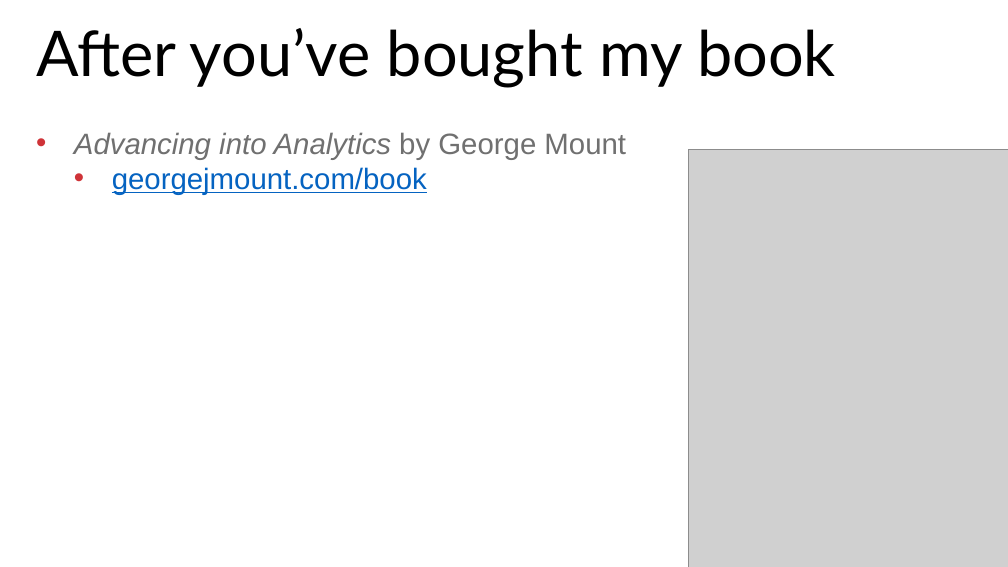
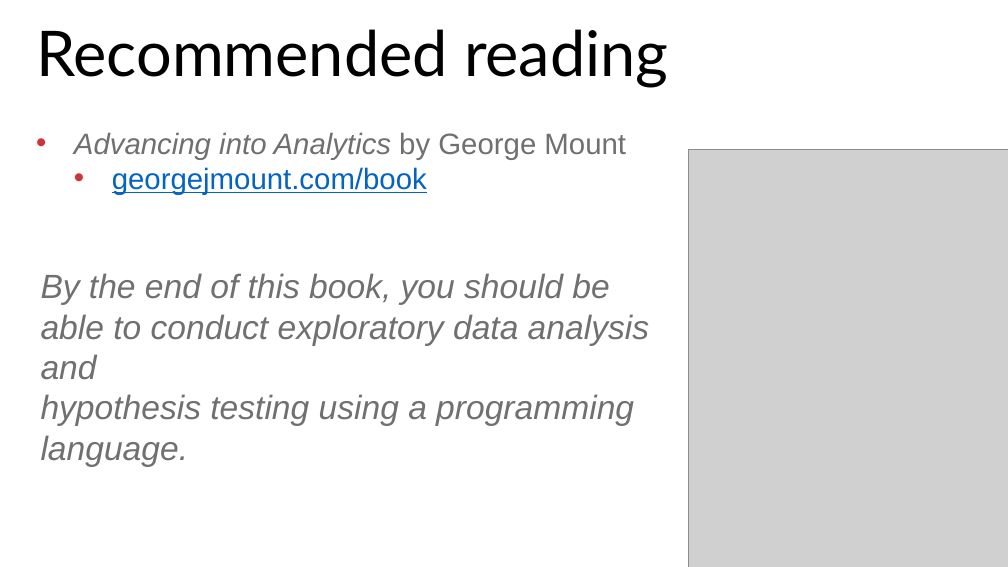
Before and after one commit to stringfestdata/london-excel, a slide deck: slide 30 of advancing-into-analytics-london-meetup.pptx (slide 33 before the commit). Drawn at 1008x567 pixels with LibreOffice and Linux fonts; fonts in the diff are those of the drawing; grey boxes stand for pictures. Boxes give left, top, right and bottom in pixels: in the first picture for what was removed or moved away, otherwise in the second. Text is boxed around its words. In the diff, an @@ line names an element or a change of style, - is before the commit and + after.

```diff
--- a/advancing-into-analytics-london-meetup.pptx
+++ b/advancing-into-analytics-london-meetup.pptx
@@ text at [36, 29, 669, 88]: text changed @@
-After you’ve bought my book
+Recommended reading
@@ text added at [41, 273, 649, 426], 32 pt, text #707070, italic @@
+By the end of this book, you should be able to conduct exploratory data analysis and
+hypothesis testing using a programming language.
```
Also in this commit, not shown: 10 other slides changed, 1 slide added, 4 slides removed, 43 other files.
